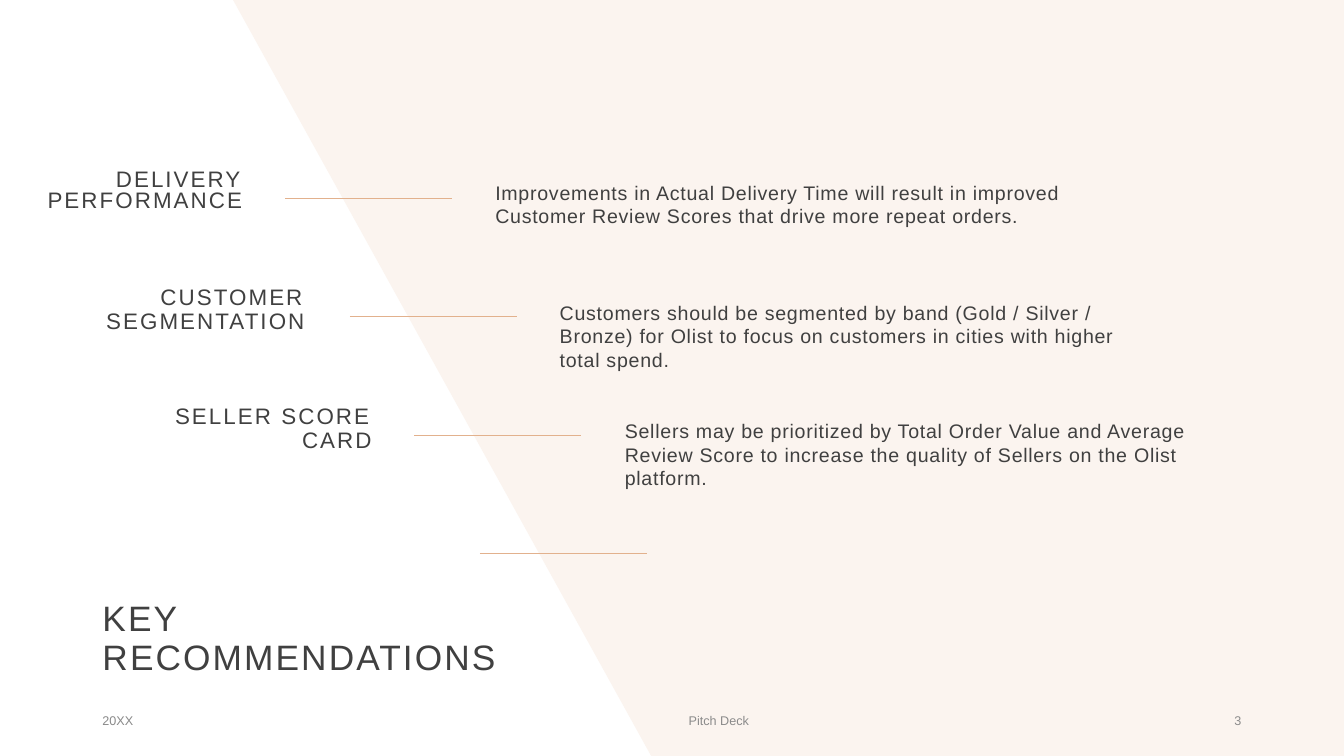
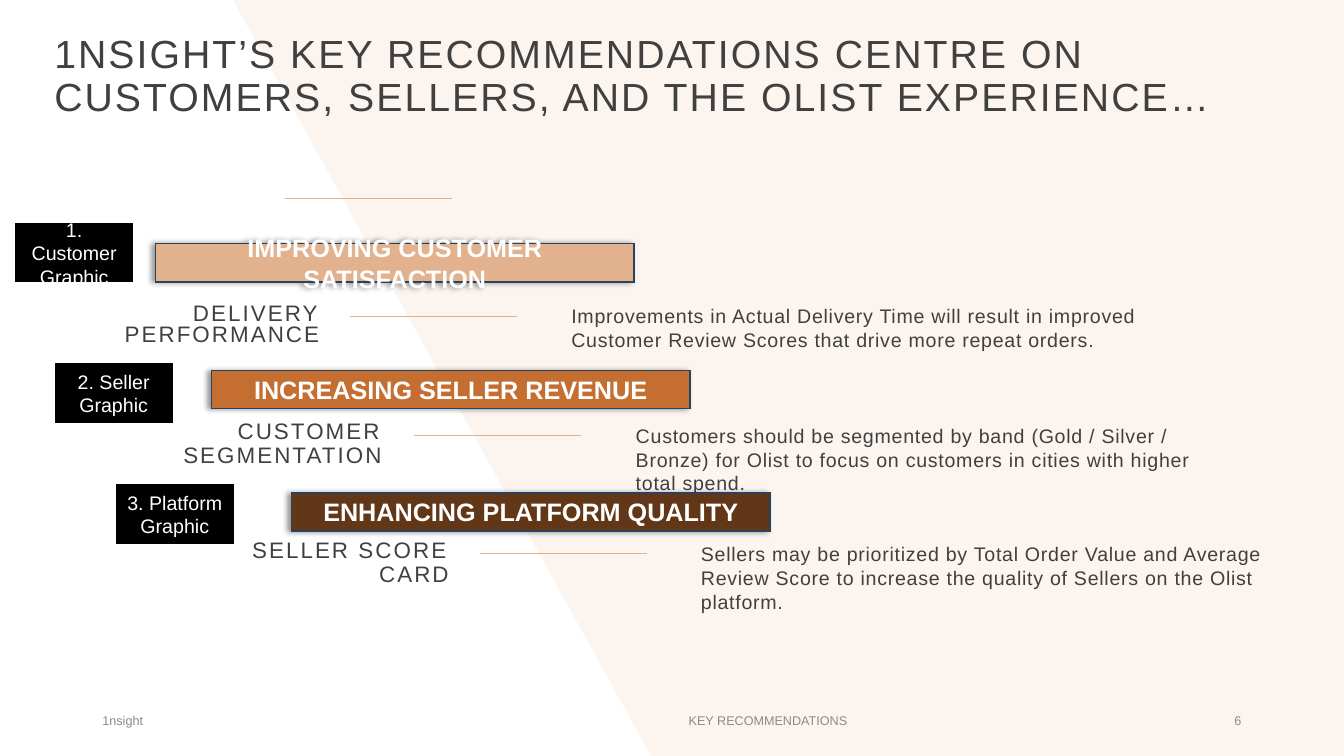
Before and after one commit to chrischoo/M2Project, a slide deck: slide 6 of presentation/1nsight Presentation - olist.pptx (slide 3 before the commit). Drawn at 1344x756 pixels with LibreOffice and Linux fonts; fonts in the diff are those of the drawing. Boxes give left, top, right and bottom in pixels: in the first picture for what was removed or moved away, otherwise in the second. Text is boxed around its words. In the diff, an @@ line names an element or a change of style, - is before the commit and + after.

Commit message:
Presentation Update

```diff
--- a/presentation/1nsight Presentation - olist.pptx
+++ b/presentation/1nsight Presentation - olist.pptx
@@ text added at (54, 40, 1209, 116), 28 pt, text #404040 @@
+1NSIGHT’S KEY RECOMMENDATIONS CENTRE ON CUSTOMERS, SELLERS, AND THE OLIST EXPERIENCE…
@@ rectangle added at (16, 224, 133, 282), fill #000000, outline #000000 1 pt, 14 pt, text #FFFFFF @@
+1. Customer Graphic
@@ rectangle added at (155, 244, 634, 282), fill #E2B18D, outline #28445D 1 pt, 18 pt, text #FFFFFF, bold @@
+IMPROVING CUSTOMER SATISFACTION
@@ text "DELIVERY PERFORMANCE": place and size @@
-text "DELIVERY PERFORMANCE" at (48, 171, 242, 208)
+text "DELIVERY PERFORMANCE" at (125, 305, 319, 342)
@@ rectangle added at (55, 364, 172, 422), fill #000000, outline #000000 1 pt, 14 pt, text #FFFFFF @@
+2. Seller Graphic
@@ rectangle added at (212, 370, 691, 408), fill #C46E31, outline #28445D 1 pt, 18 pt, text #FFFFFF, bold @@
+INCREASING SELLER REVENUE
@@ text "CUSTOMER SEGMENTATION": place and size @@
-text "CUSTOMER SEGMENTATION" at (106, 289, 304, 329)
+text "CUSTOMER SEGMENTATION" at (183, 423, 381, 463)
@@ 3 texts: place and size @@
-3 texts at (495, 185, 1184, 489)
+3 texts at (571, 308, 1260, 613)
@@ rectangle added at (116, 485, 233, 543), fill #000000, outline #000000 1 pt, 14 pt, text #FFFFFF @@
+3. Platform Graphic
@@ rectangle added at (291, 493, 770, 531), fill #623719, outline #28445D 1 pt, 18 pt, text #FFFFFF, bold @@
+ENHANCING PLATFORM QUALITY
@@ text "SELLER SCORE CARD": place and size @@
-text "SELLER SCORE CARD" at (175, 408, 371, 448)
+text "SELLER SCORE CARD" at (252, 542, 448, 582)
@@ title removed at (102, 606, 495, 671) @@
-KEY RECOMMENDATIONS
@@ text at (102, 716, 143, 728): text changed @@
-20XX
+1nsight
@@ text at (689, 716, 847, 725): text changed @@
-Pitch Deck
+KEY RECOMMENDATIONS
@@ page number at (1234, 716, 1241, 725): text changed @@
-3
+6
```
Also in this commit, not shown: 8 other slides changed, 11 slides added, 1 slide removed, 1 other file.
